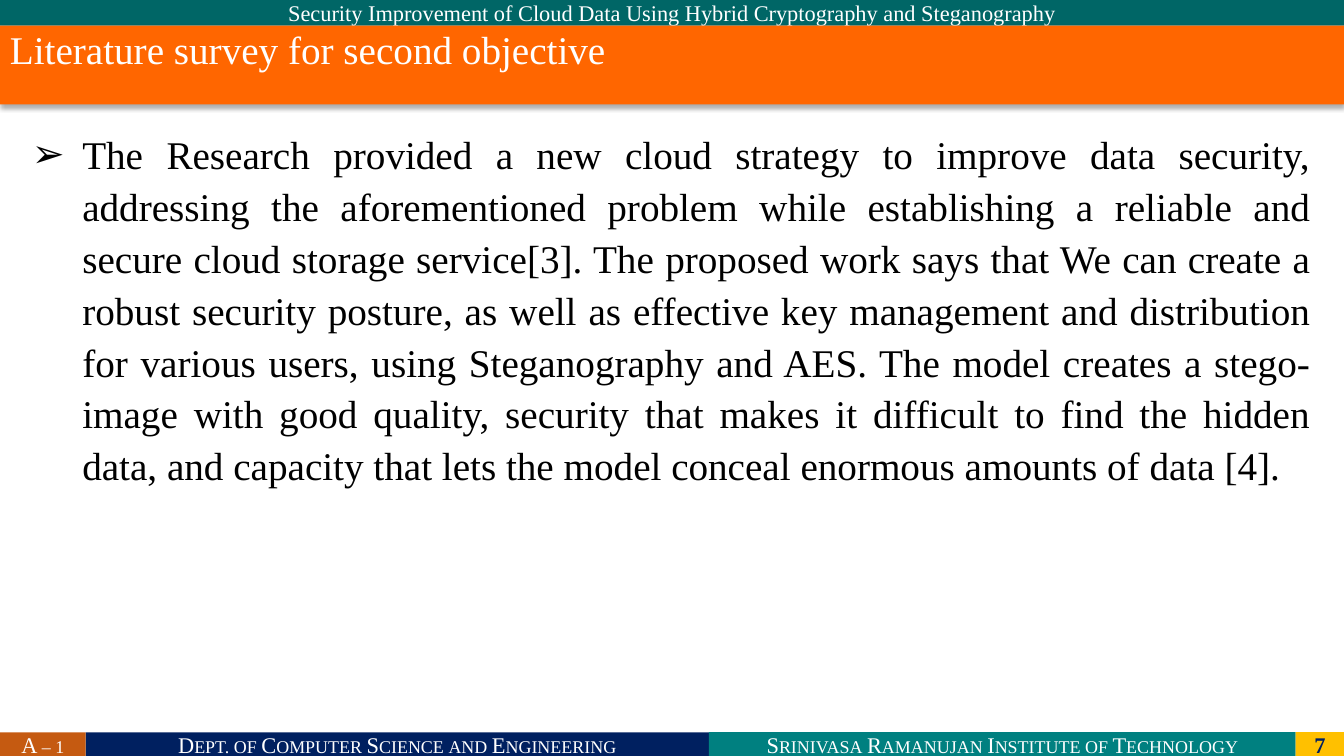
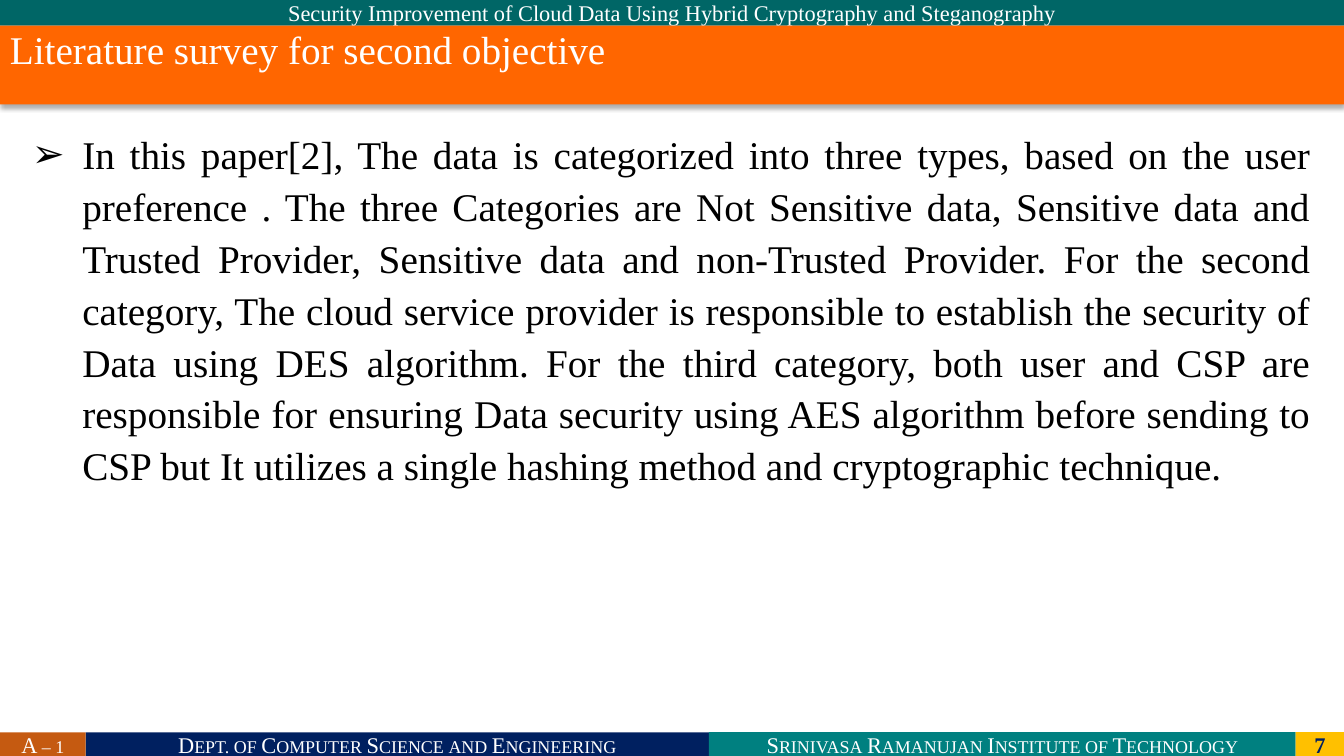
Before and after one commit to SRIT-CSE/SAFE-SHARING-ACESS-CONTROL-FOR-CLOUD-STORED-DATA, a slide deck: slide 7 of ajaykishore-506/Batch-A1.pptx. Drawn at 1344x756 pixels with LibreOffice and Linux fonts; fonts in the diff are those of the drawing; background and template pictures are left out. Boxes give left, top, right and bottom in pixels: in the first picture for what was removed or moved away, otherwise in the second. Text is boxed around its words. In the diff, an @@ line names an element or a change of style, - is before the commit and + after.

```diff
--- a/ajaykishore-506/Batch-A1.pptx
+++ b/ajaykishore-506/Batch-A1.pptx
@@ text at <box>82,141,1310,488</box>: text changed @@
-➢ The Research provided a new cloud strategy to improve data security, addressing the aforementioned problem while establishing a reliable and secure cloud storage service[3]. The proposed work says that We can create a robust security posture, as well as effective key management and distribution for various users, using Steganography and AES. The model creates a stego-image with good quality, security that makes it difficult to find the hidden data, and capacity that lets the model conceal enormous amounts of data [4].
+➢ In this paper[2], The data is categorized into three types, based on the user preference . The three Categories are Not Sensitive data, Sensitive data and Trusted Provider, Sensitive data and non-Trusted Provider. For the second category, The cloud service provider is responsible to establish the security of Data using DES algorithm. For the third category, both user and CSP are responsible for ensuring Data security using AES algorithm before sending to CSP but It utilizes a single hashing method and cryptographic technique.
```
Also in this commit, not shown: 8 other slides changed, 2 slides added.
